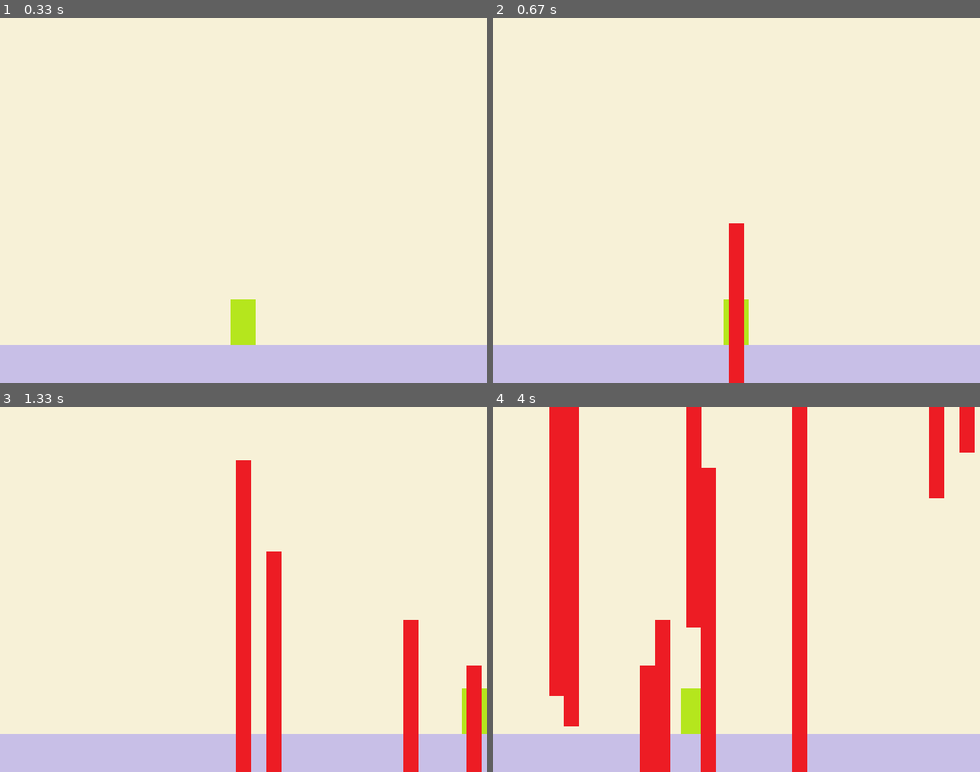
Above: before the commit, frames 1-4 (two rows, left to right).
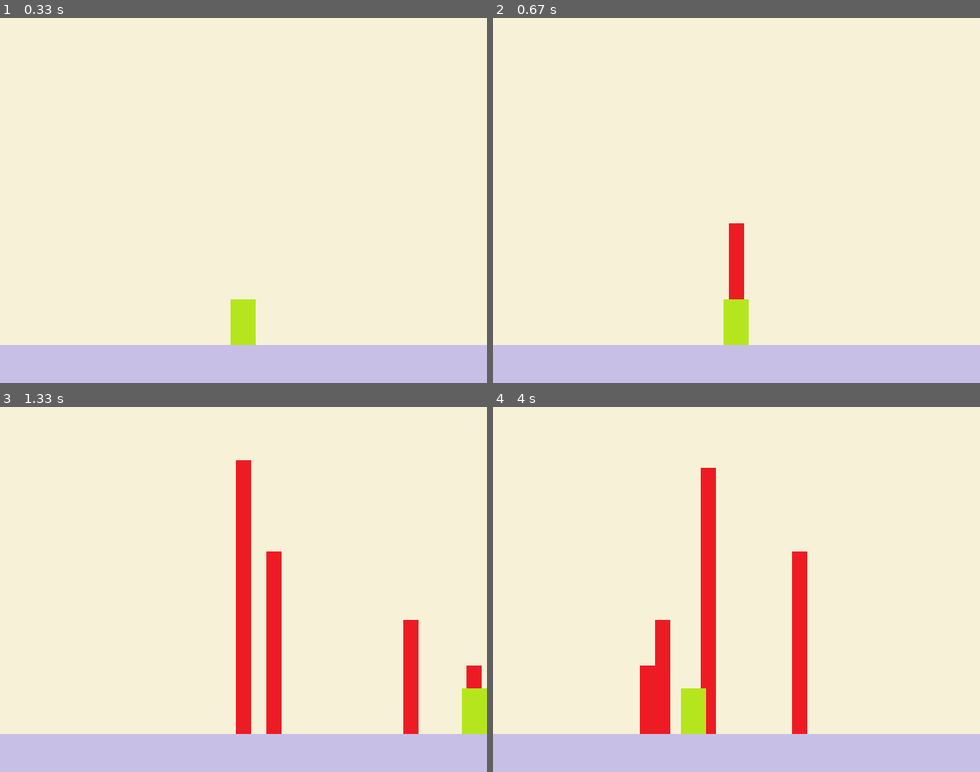
Above: after the commit, the same moments.

Repository: bnheey/Python_Project
Game: pygame game, started from pygame_project/split_balloon_game.py
The game is run twice, just before and just after one commit, with the same random seed, the same clock (stepped at 60 frames per second) and the same inputs.
Inputs:
- Up to frame 1 (0.33 s): no input
- Up to frame 2 (0.67 s): tap Space at 0.33 s
- Up to frame 3 (1.33 s): hold Right 0.67-1.13 s; tap Space at 0.73, 1.03, 1.23 s; hold Right from 1.17 s (still down)
- Up to frame 4 (4 s): tap Space at 1.53, 1.73, 2.03, 2.3, 2.6, 2.73, 3.03, 3.4, 3.7, 3.9 s; release Right at 1.63 s; hold Left 1.67-2.2 s; hold Left 2.23-2.63 s; hold Right 2.67-3.3 s; hold Left 3.33-3.8 s; hold Right from 3.83 s (still down)

Frame 1 is identical in both runs. In frame 2, 0.7% of the frame differs, in the area x 48-52%, y 77-100%; in frame 3, 1.7%; in frame 4, 11%, in the area x 11-99%, y 0-100%.

Commit message:
무기 이벤트 처리 완료

Diff:
--- a/pygame_project/split_balloon_game.py
+++ b/pygame_project/split_balloon_game.py
@@ -105,15 +105,18 @@
     # 무기 이동 조절
     weapons = [[w[0], w[1] - weapon_speed] for w in weapons]
 
+    # 천장에 닿은 무기 없애기
+    weapons = [[w[0], w[1]] for w in weapons if w[1] > 0]
+
     # 4. 충돌 처리
 
     # 5. 화면에 그리기 - screen.blit
     screen.blit(background, (0, 0))
+    for weapon_x_pos, weapon_y_pos in weapons :
+        screen.blit(weapon, (weapon_x_pos, weapon_y_pos))
     screen.blit(stage, (0, stage_y_pos))
     screen.blit(character, (character_x_pos, character_y_pos))
 
-    for weapon_x_pos, weapon_y_pos in weapons :
-        screen.blit(weapon, (weapon_x_pos, weapon_y_pos))
 
 
 
